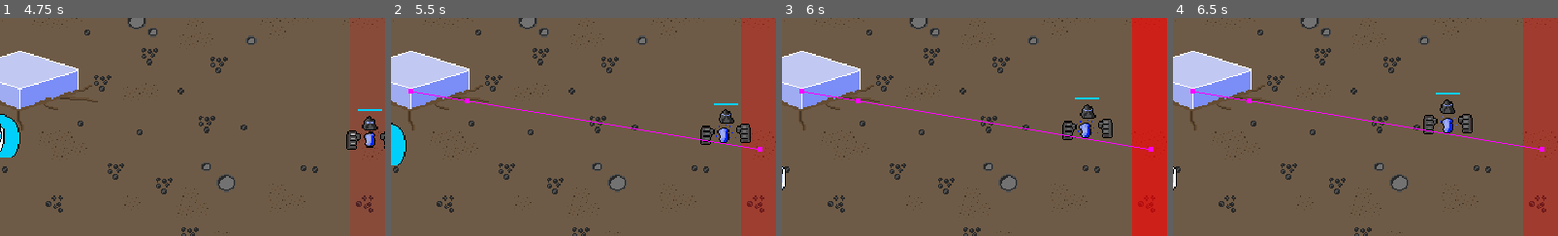
Above: before the commit, frames 1-4 (left to right).
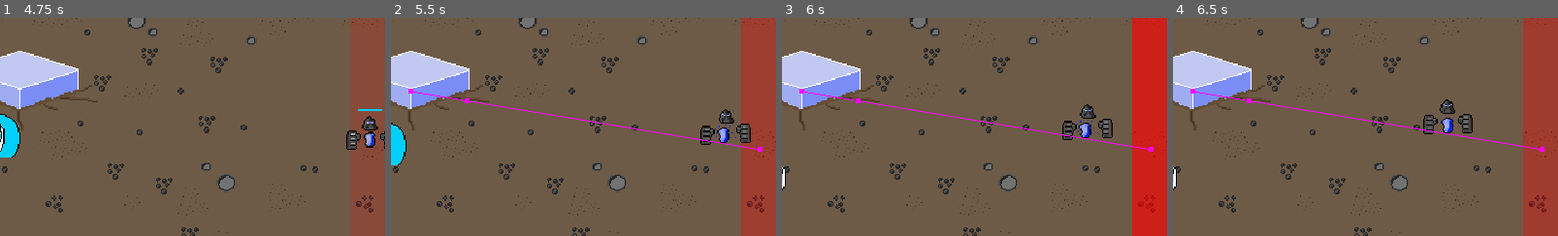
Above: after the commit, the same moments.

Repository: TylerPelaez/pixel-game-jam
Game: Godot game, scene res://Scenes/TestScene.tscn
Same seed, same stepped clock (60 frames per second), same inputs: the game is played once before the commit and once after it.
Inputs (mouse positions are % of the whole screen's width and height, from its top left):
- Up to frame 1 (4.75 s): move the mouse to (72, 45) at 0.52 s; hold Right (ui_right) 0.53-1.28 s; tap E (PlayerAttack) at 0.6, 1.55, 2.3, 3.05, 3.6, 4.55 s; click (72, 45) at 0.67 s; move the mouse to (30, 55) at 1.27 s; hold Down (ui_down) 1.28-2.03 s; tap 1 (Place Trap 1) at 1.35 s; move the mouse to (60, 28) at 2.02 s; hold Right (ui_right) 2.03-2.78 s; hold 2 (Place Trap 2) 2.03-2.78 s; move the mouse to (45, 70) at 2.77 s; hold Up (ui_up) 2.78-3.53 s; tap 3 (Place Trap 3) at 2.85 s; click (45, 70) at 2.92 s; move the mouse to (81, 65) at 3.52 s; hold Left (ui_left) from 3.53 s (still down); move the mouse to (20, 35) at 4.27 s; tap Space (Start Wave) at 4.35 s
- Up to frame 2 (5.5 s): move the mouse to (55, 50) at 5.02 s; release Left (ui_left) at 5.03 s; hold Down (ui_down) from 5.03 s (still down); tap E (PlayerAttack) at 5.1 s; click (55, 50) at 5.17 s
- Up to frame 3 (6 s): move the mouse to (35, 25) at 5.77 s; release Down (ui_down) at 5.78 s; hold Right (ui_right) from 5.78 s (still down); tap 1 (Place Trap 1) at 5.85 s
- Up to frame 4 (6.5 s): keep holding Right (ui_right); tap E (PlayerAttack) at 6.05 s
The pictures show only the part of the screen within x 48-98%, y 35-85%; the shares and areas given below are measured in that part.

Frame 1 is identical in both runs. In frame 2, less than 0.1% of the frame differs, in the area x 83-91%, y 39-40%; in frame 3, less than 0.1%; in frame 4, less than 0.1%.

Commit message:
Knockback interrupts enemy attacks

Diff:
--- a/Enemy/Enemy.gd
+++ b/Enemy/Enemy.gd
@@ -12,7 +12,8 @@
 	MOVE,
 	SPAWN,
 	ATTACK,
-	DYING
+	DYING,
+	WAITING_TO_ATTACK
 }
 
 var target: Node2D
@@ -40,6 +41,13 @@
 @onready var health_bar: HealthBar = $HealthBar
 
 var attacking_core: bool = false
+var attack_target_pos: Vector2
+
+var last_attack_start: float
+var waiting_to_attack_target_pos: Vector2
+var waiting_to_attack_core: bool
+
+var attack_damage_started: bool
 
 func _ready():
 	reset()
@@ -63,6 +71,8 @@
 # Update
 func _physics_process(delta):
 	match state:
+		State.WAITING_TO_ATTACK:
+			waiting_to_attack_state(delta)
 		State.MOVE:
 			move_state(delta)
 		State.ATTACK:
@@ -70,6 +80,18 @@
 
 func _on_spawn_finished():
 	state = State.MOVE
+
+func waiting_to_attack_state(delta):
+	scratch_velocity = scratch_velocity.move_toward(Vector2.ZERO, FRICTION * delta)
+	move()
+
+	# Check if enemy has been knocked back out of attack range
+	if global_position.distance_to(waiting_to_attack_target_pos) > attack_check_distance:
+		state = State.MOVE
+		waiting_to_attack_core = false
+		return
+	if !is_attack_on_cooldown():
+		start_attack(waiting_to_attack_target_pos, waiting_to_attack_core)
 
 func move_state(delta):
 	var next_path_pos = agent.get_next_path_position()
@@ -80,7 +102,17 @@
 		if attack_raycast.is_colliding():
 			var layer = attack_raycast.get_collider().collision_layer
 			var is_core = (layer & 0b10_00000000) > 0; # Core layer is # 10
-			start_attack(attack_raycast.get_collider().global_position, is_core)
+
+			var attack_target_pos = attack_raycast.get_collider().global_position
+
+			if is_attack_on_cooldown():
+				state = State.WAITING_TO_ATTACK
+				waiting_to_attack_target_pos = attack_target_pos
+				waiting_to_attack_core = is_core
+				return
+
+
+			start_attack(attack_target_pos, is_core)
 			return
 
 	var input_vector = (next_path_pos - global_position).normalized()
@@ -100,17 +132,21 @@
 
 	move()
 
-func start_attack(attack_target_pos: Vector2, is_core_attack: bool):
+func is_attack_on_cooldown():
+	return Time.get_ticks_msec() - last_attack_start < (stats.attack_cooldown_seconds * 1000)
+
+func start_attack(_attack_target_pos: Vector2, is_core_attack: bool):
 	state = State.ATTACK
-	hands.global_position = attack_target_pos
+	attack_target_pos = _attack_target_pos
+	hands.global_position = _attack_target_pos
 	animation_tree.set("parameters/Attack/blend_position", (agent.get_next_path_position() - global_position).normalized().x)
 	animation_state.travel("Attack")
 	attacking_core = is_core_attack
-
+	last_attack_start = Time.get_ticks_msec()
+	attack_damage_started = false
 
 func attack_state(delta):
-	scratch_velocity = scratch_velocity.move_toward(Vector2.ZERO, FRICTION * delta)
-	move()
+	hands.global_position = attack_target_pos
 
 func _on_attack_complete():
 	if attacking_core:
@@ -125,7 +161,7 @@
 	scratch_velocity = velocity
 
 func _on_Hurtbox_area_entered(area: Area2D):
-	if area is Hitbox && !hurtbox.invincible:
+	if area is Hitbox && !hurtbox.invincible && state != State.DYING:
 		got_hit(area.damage)
 
 func got_hit(damage):
@@ -141,6 +177,11 @@
 	scratch_velocity += offset
 	velocity += offset
 
+	if state == State.ATTACK && !attack_damage_started:
+		state = State.MOVE
+		animation_state.travel("Idle")
+		attacking_core = false
+
 func _on_Hurtbox_invincibility_ended():
 	blink_animation_player.play("Blink/Stop")
 
@@ -166,3 +207,6 @@
 
 func is_flipped():
 	return sprite.flip_h
+
+func set_attack_damage_started():
+	attack_damage_started = true
--- a/Enemy/Enemy.tscn
+++ b/Enemy/Enemy.tscn
@@ -113,9 +113,12 @@
 tracks/2/interp = 1
 tracks/2/loop_wrap = true
 tracks/2/keys = {
-"times": PackedFloat32Array(0.8),
-"transitions": PackedFloat32Array(1),
+"times": PackedFloat32Array(0.25, 0.8),
+"transitions": PackedFloat32Array(1, 1),
 "values": [{
+"args": [],
+"method": &"set_attack_damage_started"
+}, {
 "args": [],
 "method": &"_on_attack_complete"
 }]
@@ -217,9 +220,12 @@
 tracks/3/interp = 1
 tracks/3/loop_wrap = true
 tracks/3/keys = {
-"times": PackedFloat32Array(0.8),
-"transitions": PackedFloat32Array(1),
+"times": PackedFloat32Array(0.25, 0.8),
+"transitions": PackedFloat32Array(1, 1),
 "values": [{
+"args": [],
+"method": &"set_attack_damage_started"
+}, {
 "args": [],
 "method": &"_on_attack_complete"
 }]
@@ -507,6 +513,18 @@
 "update": 1,
 "values": [true, false]
 }
+tracks/4/type = "value"
+tracks/4/imported = false
+tracks/4/enabled = true
+tracks/4/path = NodePath("HealthBar:visible")
+tracks/4/interp = 1
+tracks/4/loop_wrap = true
+tracks/4/keys = {
+"times": PackedFloat32Array(0.5),
+"transitions": PackedFloat32Array(1),
+"update": 1,
+"values": [true]
+}
 
 [sub_resource type="Animation" id="Animation_4rjmk"]
 resource_name = "Death"
@@ -537,6 +555,18 @@
 "method": &"_on_death_animation_finished"
 }]
 }
+tracks/2/type = "value"
+tracks/2/imported = false
+tracks/2/enabled = true
+tracks/2/path = NodePath("HealthBar:visible")
+tracks/2/interp = 1
+tracks/2/loop_wrap = true
+tracks/2/keys = {
+"times": PackedFloat32Array(0),
+"transitions": PackedFloat32Array(1),
+"update": 1,
+"values": [false]
+}
 
 [sub_resource type="AnimationLibrary" id="AnimationLibrary_oif1s"]
 _data = {
@@ -561,6 +591,7 @@
 MAX_SPEED = 50
 
 [node name="Sprite2D" type="Sprite2D" parent="."]
+visible = false
 texture = ExtResource("2_wy6hc")
 offset = Vector2(0, -16)
 hframes = 23
@@ -585,6 +616,7 @@
 [node name="Stats" parent="." instance=ExtResource("5_lj4q2")]
 max_health = 3
 hit_invincibility_time_seconds = 0.3
+attack_cooldown_seconds = 1.0
 
 [node name="BlinkAnimationPlayer" type="AnimationPlayer" parent="."]
 autoplay = "Blink/Stop"
@@ -647,6 +679,7 @@
 disabled = true
 
 [node name="HealthBar" parent="." instance=ExtResource("9_jep8a")]
+visible = false
 z_index = 2
 y_sort_enabled = true
 offset_left = -10.0
--- a/Scripts/Stats/Stats.gd
+++ b/Scripts/Stats/Stats.gd
@@ -7,6 +7,8 @@
 @export var knockback_strength: float = 1.0
 
 @export var hit_invincibility_time_seconds: float = 0.6
+
+@export var attack_cooldown_seconds: float = 0.5
 
 signal no_health
 signal health_changed(value)
